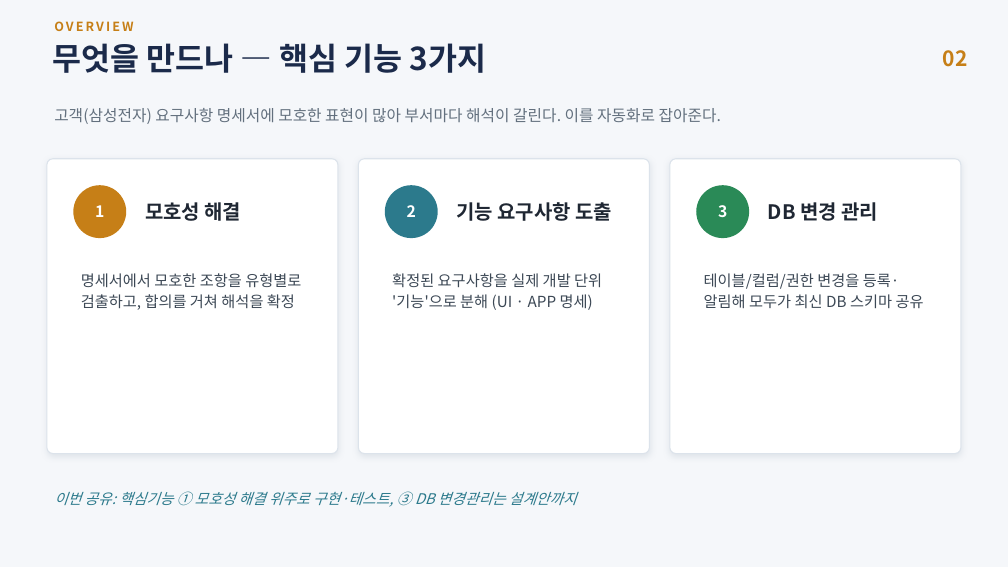
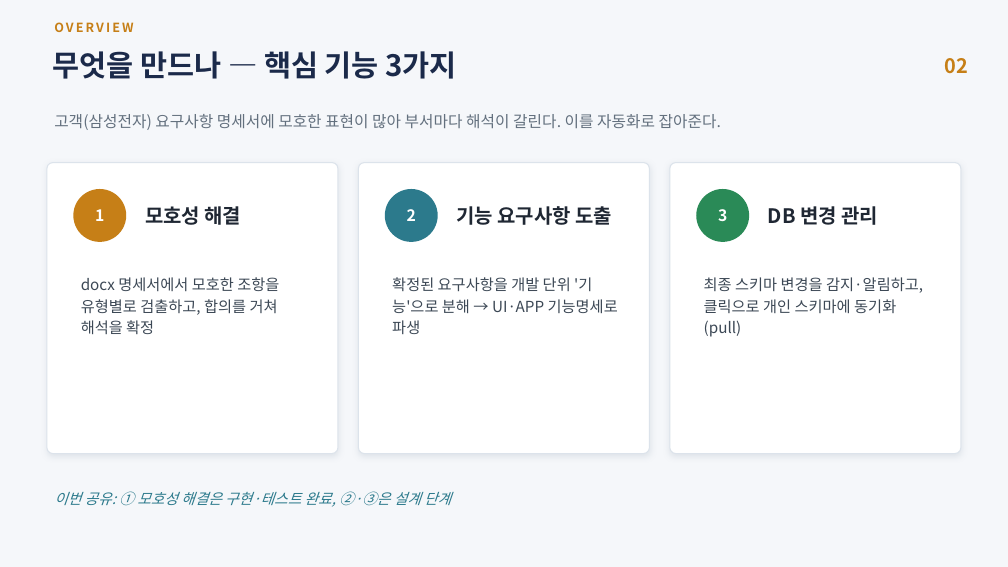
Before and after one commit to jihunhan98/semes-superrookie, a slide deck: slide 2 of docs/진행공유_요구사항자동화.pptx. Drawn at 1008x567 pixels with LibreOffice and Linux fonts; fonts in the diff are those of the drawing. Boxes give left, top, right and bottom in pixels: in the first picture for what was removed or moved away, otherwise in the second. Text is boxed around its words. In the diff, an @@ line names an element or a change of style, - is before the commit and + after.

```diff
--- a/docs/진행공유_요구사항자동화.pptx
+++ b/docs/진행공유_요구사항자동화.pptx
@@ text "무엇을 만드나 — 핵심 기능 ..." at box(53, 51, 457, 79): size 30 to 28 pt @@
@@ text "02" at box(944, 58, 967, 74): size 20 to 19 pt @@
@@ rounded rectangle: place and size @@
-rounded rectangle at box(47, 159, 338, 454)
+rounded rectangle at box(47, 163, 338, 454)
@@ rounded rectangle: place and size @@
-rounded rectangle at box(358, 159, 650, 454)
+rounded rectangle at box(358, 163, 650, 454)
@@ rounded rectangle: place and size @@
-rounded rectangle at box(670, 159, 961, 454)
+rounded rectangle at box(670, 163, 961, 454)
@@ 7 texts, 3 ellipses: place and size @@
-7 texts, 3 ellipses at box(54, 108, 878, 238)
+7 texts, 3 ellipses at box(54, 114, 878, 242)
@@ text at box(81, 277, 279, 334): text changed @@
-명세서에서 모호한 조항을 유형별로 검출하고, 합의를 거쳐 해석을 확정
+docx 명세서에서 모호한 조항을 유형별로 검출하고, 합의를 거쳐 해석을 확정
@@ text at box(392, 277, 618, 334): text changed @@
-확정된 요구사항을 실제 개발 단위 '기능'으로 분해 (UI · APP 명세)
+확정된 요구사항을 개발 단위 '기능'으로 분해 → UI·APP 기능명세로 파생
@@ text at box(704, 277, 923, 337): text changed @@
-테이블/컬럼/권한 변경을 등록·알림해 모두가 최신 DB 스키마 공유
+최종 스키마 변경을 감지·알림하고, 클릭으로 개인 스키마에 동기화(pull)
@@ text at box(54, 491, 451, 507): text changed @@
-이번 공유: 핵심기능 ① 모호성 해결 위주로 구현·테스트, ③ DB 변경관리는 설계안까지
+이번 공유: ① 모호성 해결은 구현·테스트 완료, ②·③은 설계 단계
```
Also in this commit, not shown: 5 other slides changed, 5 slides added, 4 slides removed, 3 other files.
